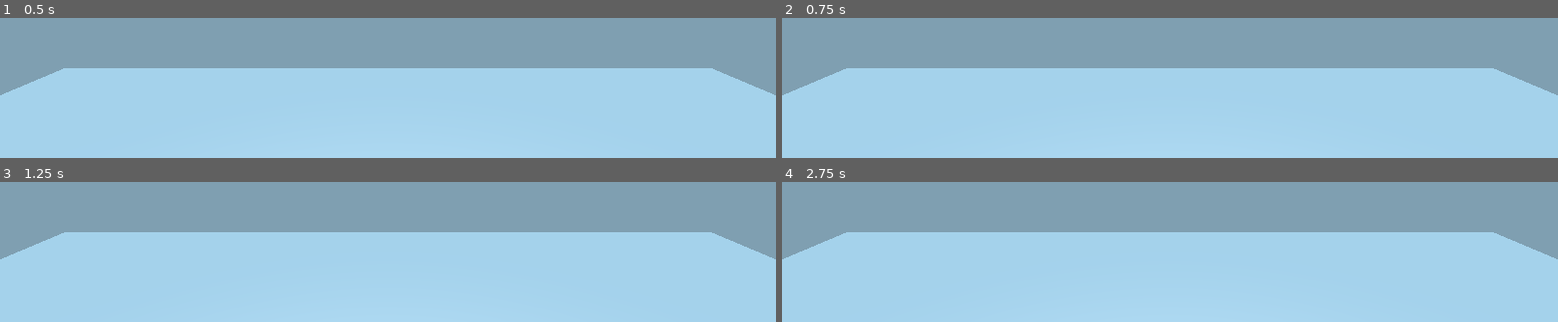
Above: before the commit, frames 1-4 (two rows, left to right).
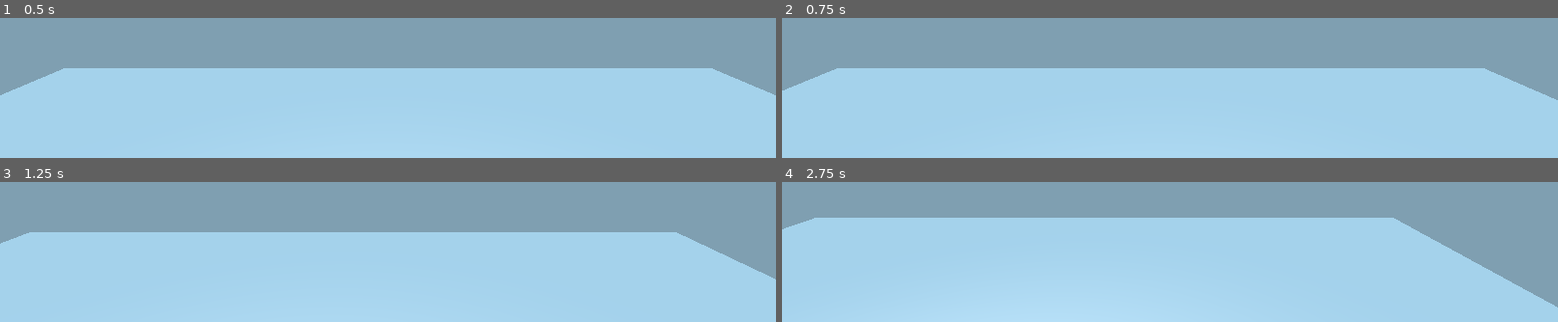
Above: after the commit, the same moments.

Repository: Krazy-J/door-in-the-wall
Game: Godot game, scene res://Main.tscn
Same seed, same stepped clock (60 frames per second), same inputs: the game is played once before the commit and once after it.
Inputs:
- Up to frame 1 (0.5 s): no input
- Up to frame 2 (0.75 s): hold D (move_right) from 0.53 s (still down)
- Up to frame 3 (1.25 s): keep holding D (move_right)
- Up to frame 4 (2.75 s): release D (move_right) at 1.28 s; hold S (move_back) 1.28-2.03 s; tap Enter at 2 s; hold D (move_right) from 2.03 s (still down)

Frame 1 is identical in both runs. In frame 2, 0.5% of the frame differs, in the area x 0-100%, y 35-59%; in frame 3, 2.0%; in frame 4, 13%, in the area x 0-100%, y 25-90%.

Commit message:
Basic player controls added
WASD movement, no camera rotation

Diff:
--- a/player-scene/player.gd
+++ b/player-scene/player.gd
@@ -1,23 +1,25 @@
 extends RigidBody
 
-# Declare member variables here. Examples:
-# var a = 2
-# var b = "text"
 
-export var speed = 10.0;
+export var speed = 100.0;
 
-# Called when the node enters the scene tree for the first time.
 func _ready():
 	pass # Replace with function body.
 
-# Called every frame. 'delta' is the elapsed time since the previous frame.
 #func _process(delta):
 #	pass
 
 func _physics_process(delta):
 	if Input.is_action_pressed("move_forward"):
-		print("onward!")
-		# move as long as the key/button is pressed
-		linear_velocity = Vector3(speed * delta, linear_velocity.y, 0)
+		linear_velocity = Vector3(linear_velocity.x, linear_velocity.y, -speed * delta)
+	elif Input.is_action_pressed("move_back"):
+		linear_velocity = Vector3(linear_velocity.x, linear_velocity.y, +speed * delta)
 	else:
-		linear_velocity = Vector3(0, linear_velocity.y, 0)
+		linear_velocity = Vector3(linear_velocity.x, linear_velocity.y, 0)
+
+	if Input.is_action_pressed("move_left"):
+		linear_velocity = Vector3(-speed * delta, linear_velocity.y, linear_velocity.z)
+	elif Input.is_action_pressed("move_right"):
+		linear_velocity = Vector3(speed * delta, linear_velocity.y, linear_velocity.z)
+	else:
+		linear_velocity = Vector3(0, linear_velocity.y, linear_velocity.z)
